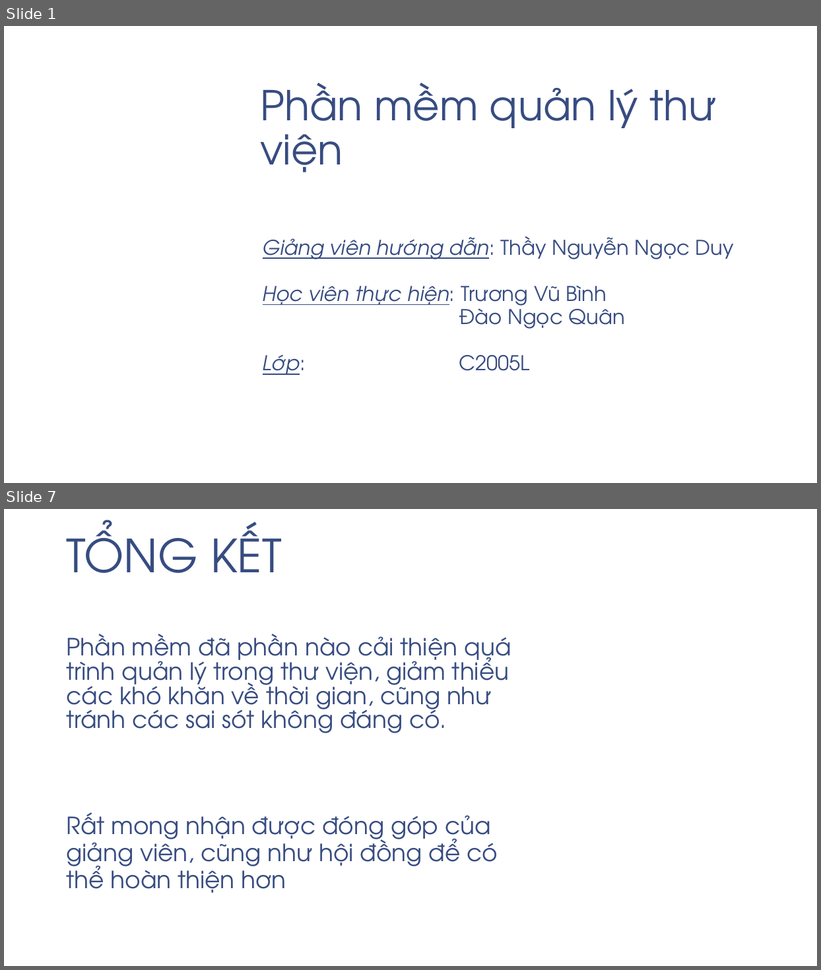
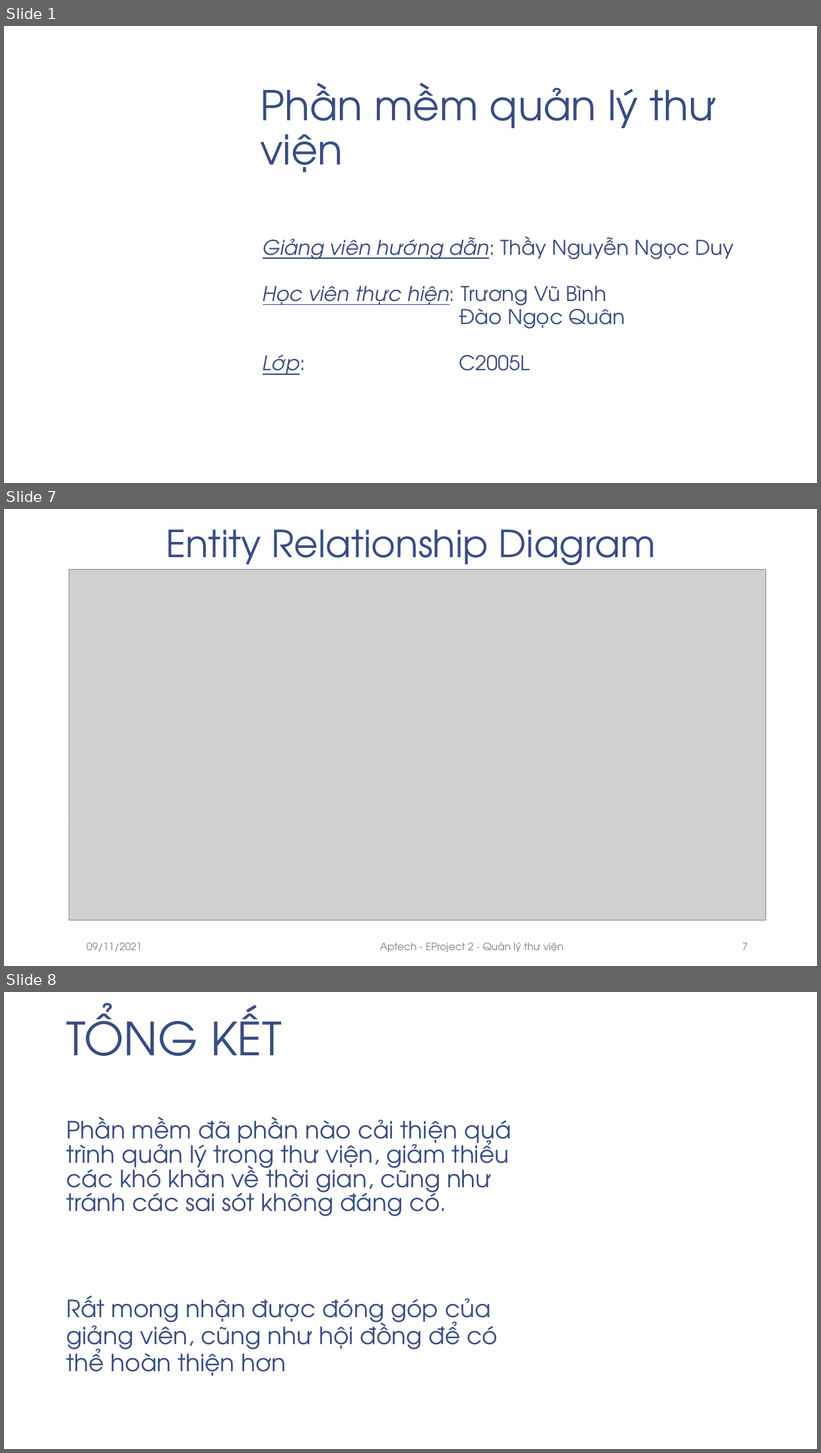
Before and after one commit to remichan97/QuanLyThuVienJava, a slide deck: doc/EProject2.pptx. Shown one above the other, each under a label of ours: slides 1 and 7 before the commit, slides 1, 7 and 8 after it; the slides between them are not shown. The pictures are 821x970 and 821x1453 pixels, drawn with LibreOffice and Linux fonts; fonts in the diff are those of the drawing; grey boxes stand for pictures; background and template pictures are left out. Boxes give left, top, right and bottom in pixels: in the first picture for what was removed or moved away, otherwise in the second. Text is boxed around its words. In the diff, an @@ line names an element or a change of style, - is before the commit and + after.

```diff
--- a/doc/EProject2.pptx
+++ b/doc/EProject2.pptx
@@ slide 7 added at <box>4,509,817,966</box>, background picture (left out) @@
@@ rectangle added at <box>24,509,797,966</box>, fill gradient #FFFFFF @@
@@ title added at <box>166,529,656,574</box>, 44 pt, text #374C81 @@
+Entity Relationship Diagram
@@ picture added at <box>69,569,765,921</box> @@
@@ text added at <box>86,943,142,952</box>, 12 pt, text #808080 @@
+09/11/2021
@@ text added at <box>380,943,564,953</box>, 12 pt, text #808080 @@
+Aptech - EProject 2 - Quản lý thư viện
@@ page number added at <box>743,943,748,951</box>, 12 pt, text #808080 @@
+7
@@ what was slide 7 is now slide 8 @@
```
Also in this commit, not shown: 6 slides changed, 2 other files.
